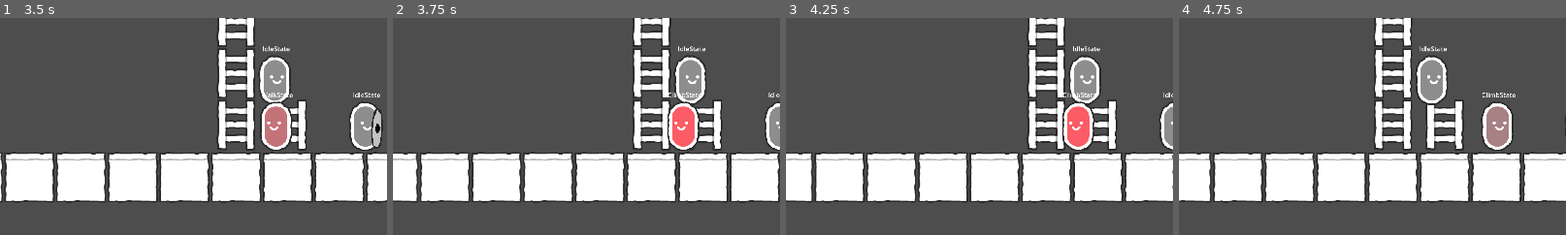
Above: before the commit, frames 1-4 (left to right).
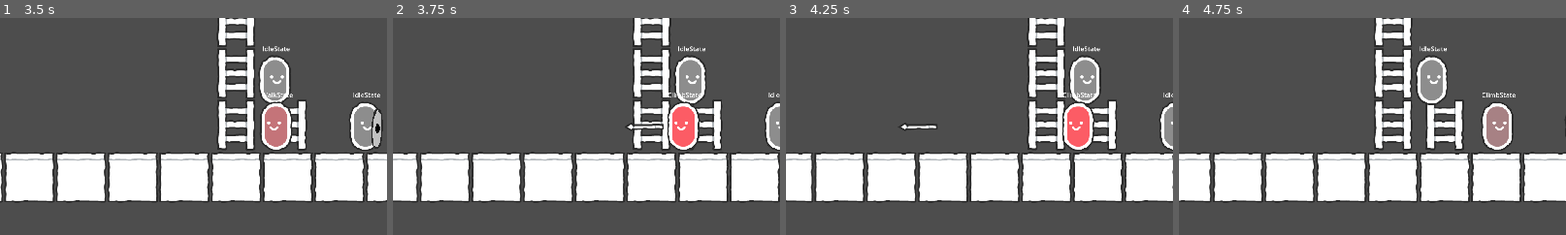
Above: after the commit, the same moments.

Repository: unoctanium/lv2d-1
Game: Godot game, scene res://world.tscn
Two runs of this game, one before a commit and one after it. Both use one fixed random seed, a clock stepped at 60 frames per second and the inputs below.
Inputs:
- Up to frame 1 (3.5 s): tap Enter (player_action_2) at 0.5, 1.35 s; hold Up (player_up) 0.53-2.03 s; tap Space (player_action_1) at 0.6, 2, 2.85 s; hold Tab (player_select_next) 2.03-2.78 s; hold Left (player_left) from 2.03 s (still down)
- Up to frame 2 (3.75 s): release Left (player_left) at 3.53 s; hold Down (player_down) from 3.53 s (still down); tap Enter (player_action_2) at 3.6 s
- Up to frame 3 (4.25 s): keep holding Down (player_down)
- Up to frame 4 (4.75 s): release Down (player_down) at 4.28 s; hold Right (player_right) from 4.28 s (still down); tap Tab (player_select_next) at 4.35 s
The pictures show only the part of the screen within x 7-57%, y 18-68%; the shares and areas given below are measured in that part.

Frame 1 is identical in both runs. In frame 2, 0.2% of the frame differs, in the area x 59-70%, y 48-53%; in frame 3, 0.2%, in the area x 29-40%, y 48-52%; in frame 4, nothing differs.

Commit message:
player bullet

Diff:
--- a/character_manager/characters/character_base.gd
+++ b/character_manager/characters/character_base.gd
@@ -107,6 +107,9 @@
 		if input_action1 and can_glide:
 			shield_manager.toggle_shield()
 
+		if input_action2 and can_shoot:
+			weapon_manger.shoot_arrow(facing_direction)
+
 	else:
 		input_action1 = false
 		input_action2 = false
--- a/character_manager/characters/character_template.tscn
+++ b/character_manager/characters/character_template.tscn
@@ -1,9 +1,11 @@
-[gd_scene load_steps=14 format=3 uid="uid://5kcfaq5d83ed"]
+[gd_scene load_steps=10 format=3 uid="uid://5kcfaq5d83ed"]
 
 [ext_resource type="Texture2D" uid="uid://b8b3ptuaygs13" path="res://sprites/spritesheet_retina.png" id="1_0q85a"]
 [ext_resource type="Script" uid="uid://dtsxr0wa8jsaf" path="res://character_manager/characters/character_base.gd" id="1_eu50f"]
 [ext_resource type="PackedScene" uid="uid://boyv7f5mhv6a1" path="res://character_manager/characters/character_state_machine/character_state_machine.tscn" id="3_0kt0h"]
-[ext_resource type="Script" uid="uid://cyqucf56djyo0" path="res://character_manager/characters/shield_manager.gd" id="4_aqj72"]
+[ext_resource type="PackedScene" uid="uid://c8pwesl0l4fdr" path="res://character_manager/characters/shield_manager.tscn" id="4_aqj72"]
+[ext_resource type="PackedScene" uid="uid://u4wq3o8q7abb" path="res://character_manager/characters/weapon_manager.tscn" id="4_isgfy"]
+[ext_resource type="PackedScene" uid="uid://bsmqt4uflx50g" path="res://projectile_manager/projectiles/projectile_arrow.tscn" id="5_l1eee"]
 
 [sub_resource type="RectangleShape2D" id="RectangleShape2D_0kt0h"]
 size = Vector2(74, 122)
@@ -23,46 +25,10 @@
 "speed": 5.0
 }]
 
-[sub_resource type="RectangleShape2D" id="RectangleShape2D_aqj72"]
-size = Vector2(20, 122)
-
-[sub_resource type="AtlasTexture" id="AtlasTexture_isgfy"]
-atlas = ExtResource("1_0q85a")
-region = Rect2(768, 1280, 128, 128)
-
-[sub_resource type="SpriteFrames" id="SpriteFrames_0kt0h"]
-animations = [{
-"frames": [{
-"duration": 1.0,
-"texture": SubResource("AtlasTexture_isgfy")
-}],
-"loop": true,
-"name": &"default",
-"speed": 5.0
-}]
-
-[sub_resource type="RectangleShape2D" id="RectangleShape2D_l1eee"]
-size = Vector2(100, 3)
-
-[sub_resource type="AtlasTexture" id="AtlasTexture_qyl5o"]
-atlas = ExtResource("1_0q85a")
-region = Rect2(1280, 1152, 128, 128)
-
-[sub_resource type="SpriteFrames" id="SpriteFrames_1v3gq"]
-animations = [{
-"frames": [{
-"duration": 1.0,
-"texture": SubResource("AtlasTexture_qyl5o")
-}],
-"loop": true,
-"name": &"default",
-"speed": 5.0
-}]
-
-[node name="CharacterTemplate" type="CharacterBody2D"]
+[node name="CharacterTemplate" type="CharacterBody2D" groups=["player"]]
 z_index = 10
 collision_layer = 0
-collision_mask = 200
+collision_mask = 328
 script = ExtResource("1_eu50f")
 
 [node name="CollisionShape2D" type="CollisionShape2D" parent="."]
@@ -96,38 +62,8 @@
 collision_mask = 16
 hit_from_inside = true
 
-[node name="WeaponManager" type="Node2D" parent="."]
+[node name="WeaponManager" parent="." instance=ExtResource("4_isgfy")]
+arrow_scene = ExtResource("5_l1eee")
+arrow_spawn_offset = Vector2(20, -64)
 
-[node name="WeaponHit" type="Node2D" parent="WeaponManager"]
-
-[node name="WeaponShoot" type="Node2D" parent="WeaponManager"]
-
-[node name="ShieldManager" type="Node2D" parent="."]
-script = ExtResource("4_aqj72")
-
-[node name="FrontShield" type="StaticBody2D" parent="ShieldManager"]
-collision_layer = 32
-collision_mask = 128
-
-[node name="CollisionShape2D" type="CollisionShape2D" parent="ShieldManager/FrontShield"]
-position = Vector2(32, -65)
-shape = SubResource("RectangleShape2D_aqj72")
-
-[node name="AnimatedSprite2D" type="AnimatedSprite2D" parent="ShieldManager/FrontShield"]
-position = Vector2(0, -64)
-sprite_frames = SubResource("SpriteFrames_0kt0h")
-offset = Vector2(-16, 0)
-
-[node name="GlideShield" type="StaticBody2D" parent="ShieldManager"]
-collision_layer = 64
-collision_mask = 131
-
-[node name="CollisionShape2D" type="CollisionShape2D" parent="ShieldManager/GlideShield"]
-position = Vector2(0, -130)
-shape = SubResource("RectangleShape2D_l1eee")
-one_way_collision = true
-
-[node name="AnimatedSprite2D" type="AnimatedSprite2D" parent="ShieldManager/GlideShield"]
-position = Vector2(0, -70)
-sprite_frames = SubResource("SpriteFrames_1v3gq")
-metadata/_edit_lock_ = true
+[node name="ShieldManager" parent="." instance=ExtResource("4_aqj72")]
--- /dev/null
+++ b/character_manager/characters/shield_manager.tscn
@@ -0,0 +1,70 @@
+[gd_scene load_steps=9 format=3 uid="uid://c8pwesl0l4fdr"]
+
+[ext_resource type="Script" uid="uid://cyqucf56djyo0" path="res://character_manager/characters/shield_manager.gd" id="1_lwfm6"]
+[ext_resource type="Texture2D" uid="uid://b8b3ptuaygs13" path="res://sprites/spritesheet_retina.png" id="2_78qe8"]
+
+[sub_resource type="RectangleShape2D" id="RectangleShape2D_aqj72"]
+size = Vector2(20, 122)
+
+[sub_resource type="AtlasTexture" id="AtlasTexture_isgfy"]
+atlas = ExtResource("2_78qe8")
+region = Rect2(768, 1280, 128, 128)
+
+[sub_resource type="SpriteFrames" id="SpriteFrames_0kt0h"]
+animations = [{
+"frames": [{
+"duration": 1.0,
+"texture": SubResource("AtlasTexture_isgfy")
+}],
+"loop": true,
+"name": &"default",
+"speed": 5.0
+}]
+
+[sub_resource type="RectangleShape2D" id="RectangleShape2D_l1eee"]
+size = Vector2(100, 3)
+
+[sub_resource type="AtlasTexture" id="AtlasTexture_qyl5o"]
+atlas = ExtResource("2_78qe8")
+region = Rect2(1280, 1152, 128, 128)
+
+[sub_resource type="SpriteFrames" id="SpriteFrames_1v3gq"]
+animations = [{
+"frames": [{
+"duration": 1.0,
+"texture": SubResource("AtlasTexture_qyl5o")
+}],
+"loop": true,
+"name": &"default",
+"speed": 5.0
+}]
+
+[node name="ShieldManager" type="Node2D"]
+script = ExtResource("1_lwfm6")
+
+[node name="FrontShield" type="StaticBody2D" parent="."]
+collision_layer = 32
+collision_mask = 768
+
+[node name="CollisionShape2D" type="CollisionShape2D" parent="FrontShield"]
+position = Vector2(32, -65)
+shape = SubResource("RectangleShape2D_aqj72")
+
+[node name="AnimatedSprite2D" type="AnimatedSprite2D" parent="FrontShield"]
+position = Vector2(0, -64)
+sprite_frames = SubResource("SpriteFrames_0kt0h")
+offset = Vector2(-16, 0)
+
+[node name="GlideShield" type="StaticBody2D" parent="."]
+collision_layer = 64
+collision_mask = 771
+
+[node name="CollisionShape2D" type="CollisionShape2D" parent="GlideShield"]
+position = Vector2(0, -130)
+shape = SubResource("RectangleShape2D_l1eee")
+one_way_collision = true
+
+[node name="AnimatedSprite2D" type="AnimatedSprite2D" parent="GlideShield"]
+position = Vector2(0, -70)
+sprite_frames = SubResource("SpriteFrames_1v3gq")
+metadata/_edit_lock_ = true
--- /dev/null
+++ b/character_manager/characters/weapon_manager.gd
@@ -0,0 +1,17 @@
+extends Node2D
+class_name WeaponManager
+
+# weapon manager needs to be attached to CharacterBody2D player scene to be able to use weapons
+
+@export var arrow_scene: PackedScene
+@export var arrow_spawn_offset := Vector2(20, 0)  # Adjust if needed
+
+func shoot_arrow(horizontal_dir: int): # 1 for right, -1 left
+	if arrow_scene:
+		var arrow = arrow_scene.instantiate()
+		var offset = Vector2(arrow_spawn_offset)
+		offset.x = offset.x * horizontal_dir
+		arrow.global_position = global_position + offset
+		arrow.direction = Vector2.LEFT if horizontal_dir < 0 else Vector2.RIGHT
+		#Vector2.RIGHT if $Sprite2D.flip_h == false else Vector2.LEFT
+		get_tree().current_scene.add_child(arrow)
--- /dev/null
+++ b/character_manager/characters/weapon_manager.tscn
@@ -0,0 +1,10 @@
+[gd_scene load_steps=2 format=3 uid="uid://u4wq3o8q7abb"]
+
+[ext_resource type="Script" uid="uid://c74tix6fhe841" path="res://character_manager/characters/weapon_manager.gd" id="1_shgbi"]
+
+[node name="WeaponManager" type="Node2D"]
+script = ExtResource("1_shgbi")
+
+[node name="WeaponHit" type="Node2D" parent="."]
+
+[node name="WeaponShoot" type="Node2D" parent="."]
--- a/player.tscn
+++ /dev/null
@@ -1,30 +0,0 @@
-[gd_scene load_steps=5 format=3 uid="uid://cp7c1pw3m27yq"]
-
-[ext_resource type="Texture2D" uid="uid://b8b3ptuaygs13" path="res://sprites/spritesheet_retina.png" id="1_4flbx"]
-
-[sub_resource type="RectangleShape2D" id="RectangleShape2D_h08fy"]
-size = Vector2(128, 128)
-
-[sub_resource type="AtlasTexture" id="AtlasTexture_uqo4n"]
-atlas = ExtResource("1_4flbx")
-region = Rect2(1152, 640, 128, 128)
-
-[sub_resource type="SpriteFrames" id="SpriteFrames_onrkg"]
-animations = [{
-"frames": [{
-"duration": 1.0,
-"texture": SubResource("AtlasTexture_uqo4n")
-}],
-"loop": true,
-"name": &"default",
-"speed": 5.0
-}]
-
-[node name="Player" type="CharacterBody2D"]
-
-[node name="CollisionShape2D" type="CollisionShape2D" parent="."]
-shape = SubResource("RectangleShape2D_h08fy")
-
-[node name="AnimatedSprite2D" type="AnimatedSprite2D" parent="."]
-sprite_frames = SubResource("SpriteFrames_onrkg")
-autoplay = "default"
--- a/project.godot
+++ b/project.godot
@@ -22,6 +22,11 @@
 window/size/always_on_top=true
 window/stretch/scale_mode="integer"
 window/handheld/orientation=6
+
+[global_group]
+
+player=""
+platform=""
 
 [input]
 
@@ -137,24 +142,31 @@
 
 project/editorState=[{
 "column": 0,
-"line": 0,
-"path": "res://character_manager/characters/character_state_machine/climb_state.gd",
-"type": "file"
-}, {
-"column": 0,
-"line": 99,
+"line": 110,
 "path": "res://character_manager/characters/character_base.gd",
 "type": "file"
 }, {
-"column": 0,
+"column": 46,
+"line": 88,
+"path": "res://character_manager/character_manager.gd",
+"type": "file"
+}, {
+"column": 73,
+"line": 14,
+"path": "res://character_manager/characters/weapon_manager.gd",
+"type": "file"
+}, {
+"column": 47,
 "current": true,
-"line": 92,
-"path": "res://character_manager/character_manager.gd",
+"line": 11,
+"path": "res://projectile_manager/projectiles/projectile_arrow.gd",
 "type": "file"
 }]
 project/breakpoints={
 "res://character_manager/camera_manager.gd": PackedInt32Array(),
 "res://character_manager/character_manager.gd": PackedInt32Array(),
 "res://character_manager/characters/character_base.gd": PackedInt32Array(),
-"res://character_manager/characters/shield_manager.gd": PackedInt32Array()
+"res://character_manager/characters/shield_manager.gd": PackedInt32Array(),
+"res://character_manager/characters/weapon_manager.gd": PackedInt32Array(),
+"res://projectile_manager/projectile_manager.gd": PackedInt32Array()
 }
--- /dev/null
+++ b/projectile_manager/projectile_manager.gd
@@ -0,0 +1,4 @@
+extends Node2D
+class_name ProjectileManager
+
+# this needs to be attached to the hame level in case we need a level wide projectile manager, i.e. global counters / ...
--- /dev/null
+++ b/projectile_manager/projectile_manager.tscn
@@ -0,0 +1,6 @@
+[gd_scene load_steps=2 format=3 uid="uid://cscrlikvy2wbo"]
+
+[ext_resource type="Script" uid="uid://bfmbecqvuq5r4" path="res://projectile_manager/projectile_manager.gd" id="1_j8ful"]
+
+[node name="ProjectileManager" type="Node2D"]
+script = ExtResource("1_j8ful")
--- /dev/null
+++ b/projectile_manager/projectiles/projectile_arrow.gd
@@ -0,0 +1,37 @@
+extends Area2D
+class_name ProjectileArrow
+
+@onready var self_destruct_timer = $SelfDestructTimer
+
+@export var speed := 600.0
+var direction := Vector2.RIGHT  # Or LEFT depending on where the player is facing
+
+func _ready():
+	#connect("area_entered", _on_area_entered)
+	connect("body_entered", _on_body_entered)
+	$AnimatedSprite2D.flip_h = true if direction.x < 0 else false
+
+	self_destruct_timer.timeout.connect(_on_self_destruct_timeout)
+
+func _process(delta):
+	position += direction * speed * delta
+
+"""
+func _on_area_entered(area: Area2D) -> void:
+	print("area collision")
+	if area.is_in_group("enemy") or area.is_in_group("platform"):
+		queue_free()
+"""
+
+func _on_body_entered(body: Node) -> void:
+	#print("body collision")
+	#print(body.get_groups())
+	if body.is_in_group("enemy"):
+		print("arrow hit enemy in projectile_arrow.gd")
+		queue_free()
+	elif body.is_in_group("platform"):
+		print("arrow hit platform in projectile_arrow.gd")
+		queue_free()
+
+func _on_self_destruct_timeout():
+	queue_free()
--- /dev/null
+++ b/projectile_manager/projectiles/projectile_arrow.tscn
@@ -0,0 +1,39 @@
+[gd_scene load_steps=6 format=3 uid="uid://bsmqt4uflx50g"]
+
+[ext_resource type="Script" uid="uid://vj4dsa0yrfe2" path="res://projectile_manager/projectiles/projectile_arrow.gd" id="1_6jycy"]
+[ext_resource type="Texture2D" uid="uid://b8b3ptuaygs13" path="res://sprites/spritesheet_retina.png" id="1_kuf7h"]
+
+[sub_resource type="RectangleShape2D" id="RectangleShape2D_6jycy"]
+size = Vector2(95, 20)
+
+[sub_resource type="AtlasTexture" id="AtlasTexture_01in4"]
+atlas = ExtResource("1_kuf7h")
+region = Rect2(1024, 512, 128, 128)
+
+[sub_resource type="SpriteFrames" id="SpriteFrames_jnahb"]
+animations = [{
+"frames": [{
+"duration": 1.0,
+"texture": SubResource("AtlasTexture_01in4")
+}],
+"loop": true,
+"name": &"default",
+"speed": 5.0
+}]
+
+[node name="ProjectileArrow" type="Area2D"]
+collision_layer = 128
+collision_mask = 264
+script = ExtResource("1_6jycy")
+
+[node name="CollisionShape2D" type="CollisionShape2D" parent="."]
+position = Vector2(3.5, 0)
+shape = SubResource("RectangleShape2D_6jycy")
+
+[node name="AnimatedSprite2D" type="AnimatedSprite2D" parent="."]
+position = Vector2(3, -4)
+sprite_frames = SubResource("SpriteFrames_jnahb")
+
+[node name="SelfDestructTimer" type="Timer" parent="."]
+one_shot = true
+autostart = true
--- a/tilesets/tileset_1.tres
+++ b/tilesets/tileset_1.tres
@@ -129,7 +129,7 @@
 [resource]
 tile_size = Vector2i(128, 128)
 physics_layer_0/collision_layer = 8
-physics_layer_0/collision_mask = 7
+physics_layer_0/collision_mask = 0
 physics_layer_1/collision_layer = 16
 physics_layer_1/collision_mask = 0
 sources/1 = SubResource("TileSetAtlasSource_7a30b")
--- a/world.tscn
+++ b/world.tscn
@@ -29,6 +29,6 @@
 position = Vector2(384, 480)
 gizmo_extents = 120.0
 
-[node name="TileMapLayer" type="TileMapLayer" parent="."]
+[node name="TileMapLayer" type="TileMapLayer" parent="." groups=["platform"]]
 tile_map_data = PackedByteArray("AAAJAAkAAQACAAUAAAAKAAkAAQACAAUAAAALAAkAAQACAAUAAAAMAAkAAQACAAUAAAANAAkAAQACAAUAAAACAA …(1024 unchanged characters)…
 tile_set = ExtResource("4_036b0")
Not shown, added: character_manager/characters/weapon_manager.gd.uid
Not shown, added: projectile_manager/projectile_manager.gd.uid
Not shown, added: projectile_manager/projectiles/projectile_arrow.gd.uid
